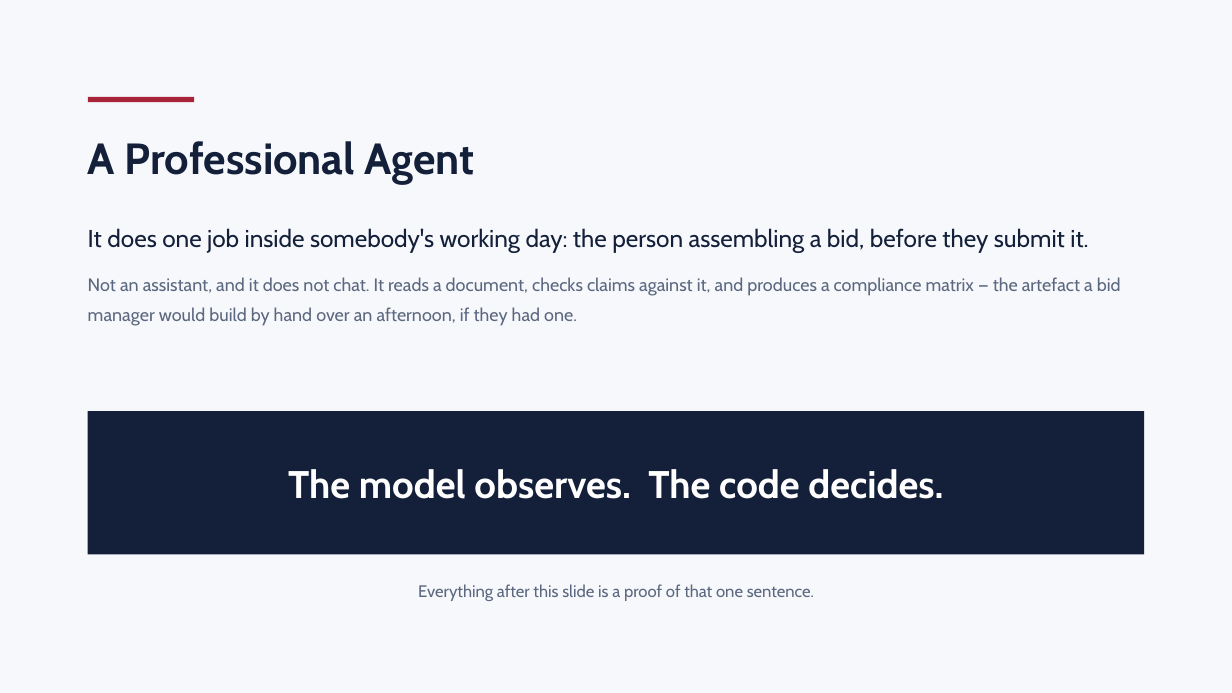
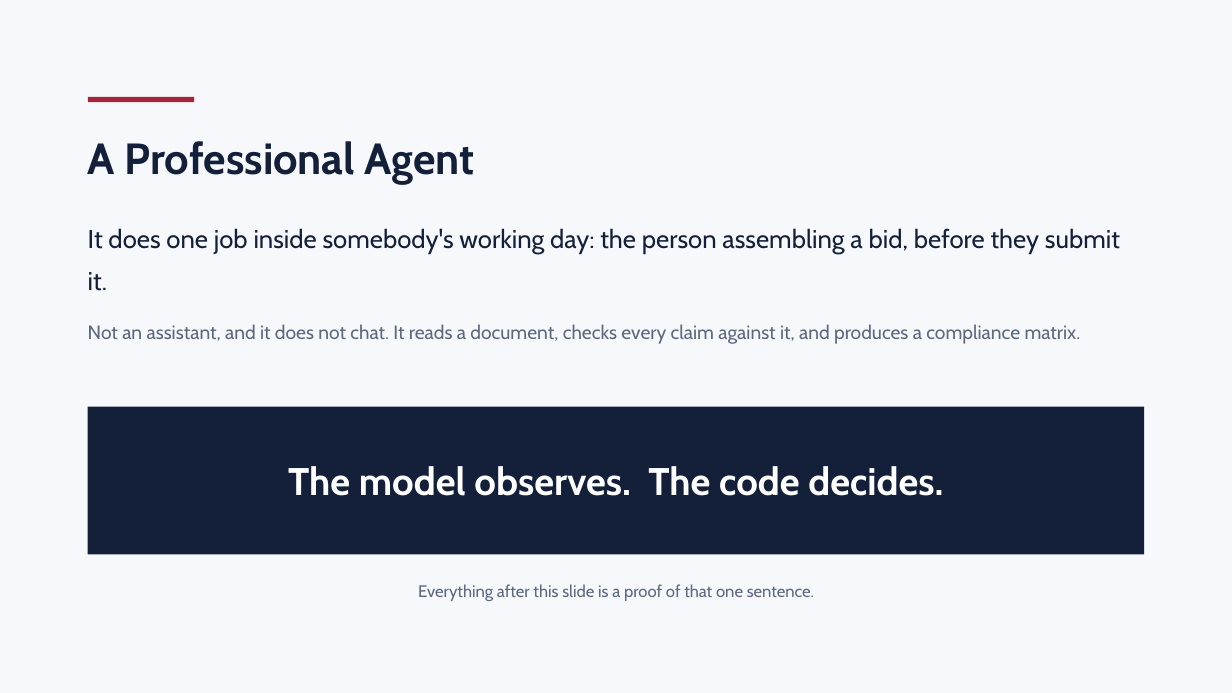
Before and after one commit to Yoh5/tender-compliance-agent, a slide deck: slide 3 of docs/deck.pptx. Drawn at 1232x693 pixels with LibreOffice and Linux fonts; fonts in the diff are those of the drawing. Boxes give left, top, right and bottom in pixels: in the first picture for what was removed or moved away, otherwise in the second. Text is boxed around its words. In the diff, an @@ line names an element or a change of style, - is before the commit and + after.

```diff
--- a/docs/deck.pptx
+++ b/docs/deck.pptx
@@ text at (88,228,1120,291): size 19 to 20 pt in "It does one job inside somebody's working ..."; more space between paragraphs @@
@@ text at (88,324,1081,344): text changed; size 14 to 15 pt @@
-Not an assistant, and it does not chat. It reads a document, checks claims against it, and produces a compliance matrix — the artefact a bid manager would build by hand over an afternoon, if they had one.
+Not an assistant, and it does not chat. It reads a document, checks every claim against it, and produces a compliance matrix.
@@ rectangle: place and size @@
-rectangle at (88,411,1144,555)
+rectangle at (88,407,1144,555)
```
Also in this commit, not shown: 8 other slides changed, 2 slides removed, 2 other files.
